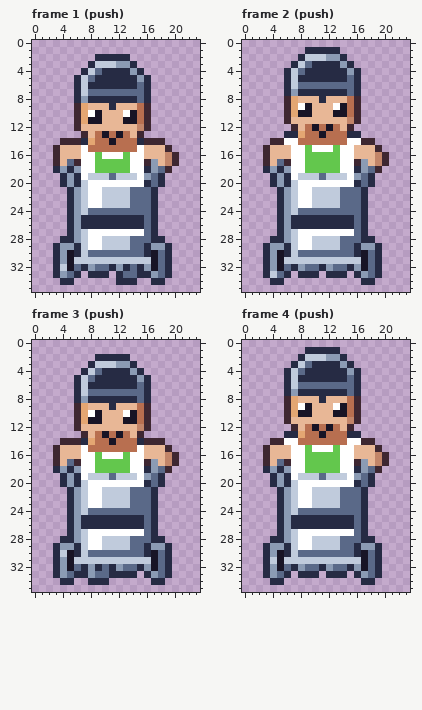
File history of a pixel-art file, art/hood-people/keg-dolly-worker@50.aseprite. Above is the file before it was changed.
24x36 pixels, 10 frames. Shown: frame 1 (push), frame 2 (push), frame 3 (push), frame 4 (push). The commit also changed other frames, which this record leaves out.
The result:
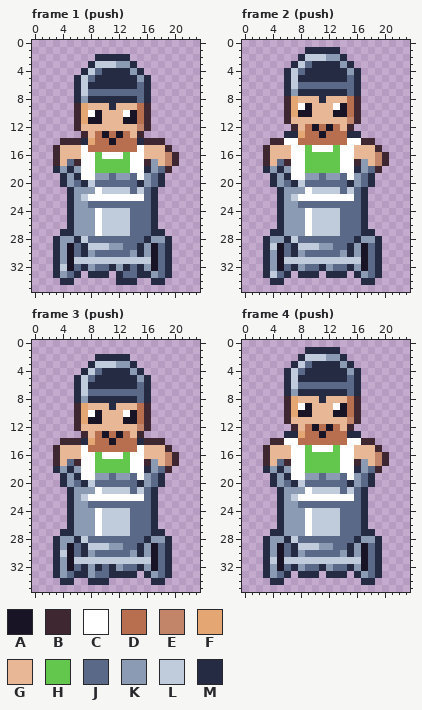
Palette (. is transparent): A #181425  B #3e2731  C #ffffff  D #b86f50  E #c28569  F #e4a672  G #e8b796  H #63c74d  J #5a6988  K #8b9bb4  L #c0cbdc  M #262b44
Author's note on the commit: Clarify the keg dolly load as one cylindrical steel keg
Diff:
--- frame 1 (push)
@@ x 0..23 @@
 18 ...MKMKCCHHHHHCCMKJB....
-19 ....MKMCLLLJLLLCKJM.....
-20 ....MKMLCCCCCCCCMJM.....
-21 .....MKLCCLLLLJJJM......
-22 .....MKLCCLLLLJJJM......
-23 .....MKLCCLLLLJJJM......
-24 .....MKLJJJJJJJJJM......
-25 .....MKMMMMMMMMMJM......
-26 .....MKMMMMMMMMMJM......
-27 .....MKLCCCCCCCCJM......
-28 ....MMKLCCLLLLJJJMM.....
-29 ...MKKMLCCLLLLJJMKKM....
-30 ...MKAMLJJJJJJJJMAJM....
+19 ....MKMCCKKJKKJCKJM.....
+20 ....MKJMLJJJJJJMKJM.....
+21 .....MKKKCLLLLJLJM......
+22 .....MKLCCCCCCCCJM......
+23 .....MKKJJJJJJJJJM......
+24 .....MKKKCLLLLJJJM......
+25 .....MKKKCLLLLJJJM......
+26 .....MKKKCLLLLJJJM......
+27 ....MMKKKCLLLLJJJMM.....
+28 ...MKKMLJJJJJJJJMKKM....
+29 ...MKAJMLLLKKJJMKAJM....
+30 ...MKAJMKJJJJJKMKAJM....
 31 ...MKALLLLLLLLLLLAJM....
--- frame 2 (push)
@@ x 0..23 @@
 18 ...MKMKCCHHHHHCCMKJB....
-19 ....MKMCLLLJLLLCKJM.....
-20 ....MKMLCCCCCCCCMJM.....
-21 .....MKLCCLLLLJJJM......
-22 .....MKLCCLLLLJJJM......
-23 .....MKLCCLLLLJJJM......
-24 .....MKLJJJJJJJJJM......
-25 .....MKMMMMMMMMMJM......
-26 .....MKMMMMMMMMMJM......
-27 .....MKLCCCCCCCCJM......
-28 ....MMKLCCLLLLJJJMM.....
-29 ...MKKMLCCLLLLJJMKKM....
-30 ...MKAMLJJJJJJJJMAJM....
+19 ....MKMCCKKJKKJCKJM.....
+20 ....MKJMLJJJJJJMKJM.....
+21 .....MKKKCLLLLJLJM......
+22 .....MKLCCCCCCCCJM......
+23 .....MKKJJJJJJJJJM......
+24 .....MKKKCLLLLJJJM......
+25 .....MKKKCLLLLJJJM......
+26 .....MKKKCLLLLJJJM......
+27 ....MMKKKCLLLLJJJMM.....
+28 ...MKKMLJJJJJJJJMKKM....
+29 ...MLAJMLLLKKJJMKAJM....
+30 ...MKAJMKJJJJJKMKAJM....
 31 ...MKALLLLLLLLLLLAJM....
--- frame 3 (push)
@@ x 0..23 @@
 18 ...MKMKCCHHHHHCCMKJB....
-19 ....MKMCLLLJLLLCKJM.....
-20 ....MKMLCCCCCCCCMJM.....
-21 .....MKLCCLLLLJJJM......
-22 .....MKLCCLLLLJJJM......
-23 .....MKLCCLLLLJJJM......
-24 .....MKLJJJJJJJJJM......
-25 .....MKMMMMMMMMMJM......
-26 .....MKMMMMMMMMMJM......
-27 .....MKLCCCCCCCCJM......
-28 ....MMKLCCLLLLJJJMM.....
-29 ...MKKMLCCLLLLJJMKKM....
-30 ...MLAMLJJJJJJJJMAJM....
+19 ....MKMCCKKJKKJCKJM.....
+20 ....MKJMLJJJJJJMKJM.....
+21 .....MKKKCLLLLJLJM......
+22 .....MKLCCCCCCCCJM......
+23 .....MKKJJJJJJJJJM......
+24 .....MKKKCLLLLJJJM......
+25 .....MKKKCLLLLJJJM......
+26 .....MKKKCLLLLJJJM......
+27 ....MMKKKCLLLLJJJMM.....
+28 ...MKKMLJJJJJJJJMKKM....
+29 ...MKAJMLLLKKJJMKAJM....
+30 ...MLAJMKJJJJJKMKAJM....
 31 ...MKALLLLLLLLLLLAJM....
--- frame 4 (push)
@@ x 0..23 @@
 18 ...MKMKCCHHHHHCCMKJB....
-19 ....MKMCLLLJLLLCKJM.....
-20 ....MKMLCCCCCCCCMJM.....
-21 .....MKLCCLLLLJJJM......
-22 .....MKLCCLLLLJJJM......
-23 .....MKLCCLLLLJJJM......
-24 .....MKLJJJJJJJJJM......
-25 .....MKMMMMMMMMMJM......
-26 .....MKMMMMMMMMMJM......
-27 .....MKLCCCCCCCCJM......
-28 ....MMKLCCLLLLJJJMM.....
-29 ...MKKMLCCLLLLJJMKKM....
-30 ...MKAMLJJJJJJJJMAJM....
+19 ....MKMCCKKJKKJCKJM.....
+20 ....MKJMLJJJJJJMKJM.....
+21 .....MKKKCLLLLJLJM......
+22 .....MKLCCCCCCCCJM......
+23 .....MKKJJJJJJJJJM......
+24 .....MKKKCLLLLJJJM......
+25 .....MKKKCLLLLJJJM......
+26 .....MKKKCLLLLJJJM......
+27 ....MMKKKCLLLLJJJMM.....
+28 ...MKKMLJJJJJJJJMKKM....
+29 ...MKAJMLLLKKJJMKAJM....
+30 ...MKAJMKJJJJJKMKAJM....
 31 ...MLALLLLLLLLLLLAJM....
